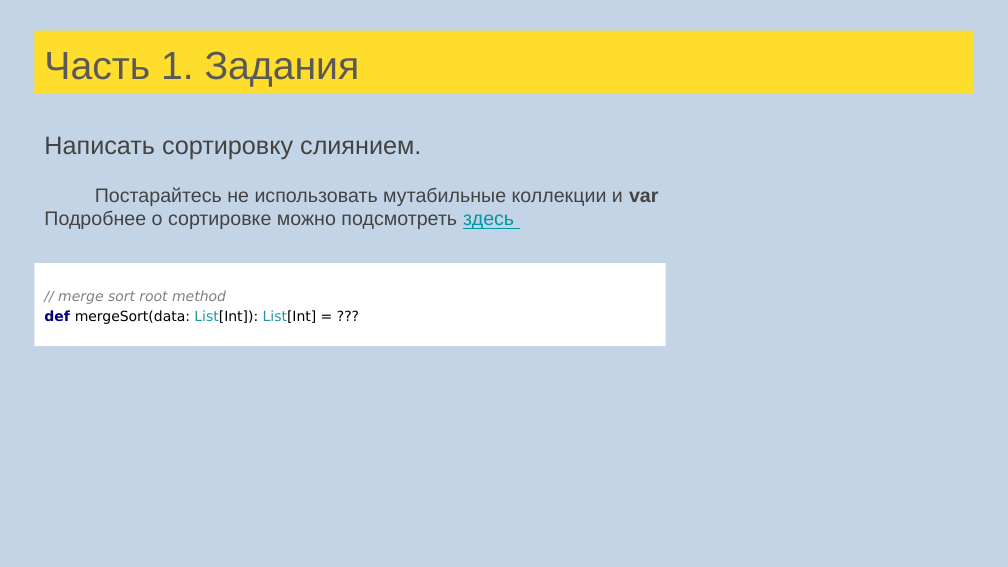
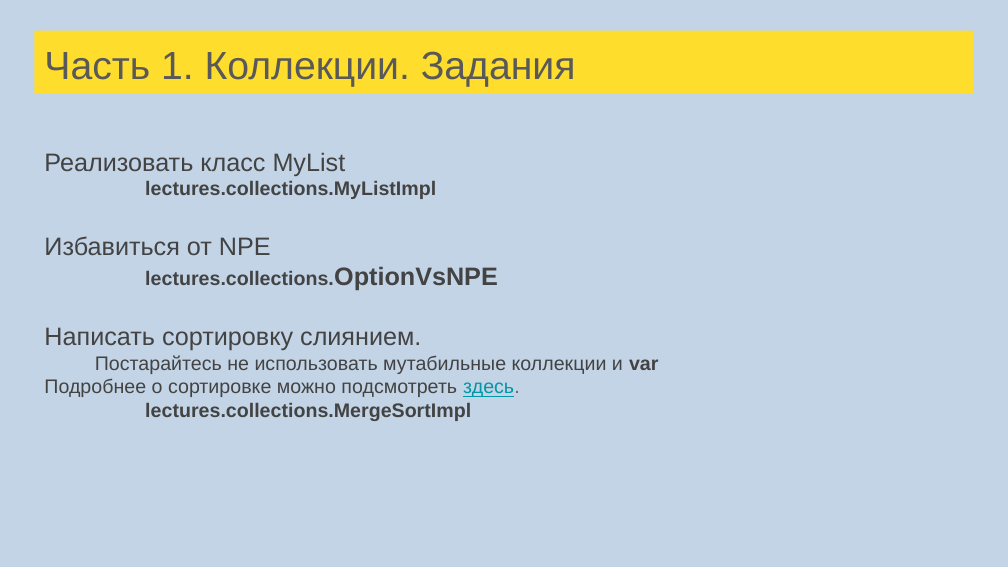
Before and after one commit to tralfamadore/ScalaLectures, a slide deck: slide 54 of src/main/resources/Лекции Scala для FinTech.pptx (slide 72 before the commit). Drawn at 1008x567 pixels with LibreOffice and Linux fonts; fonts in the diff are those of the drawing. Boxes give left, top, right and bottom in pixels: in the first picture for what was removed or moved away, otherwise in the second. Text is boxed around its words. In the diff, an @@ line names an element or a change of style, - is before the commit and + after.

```diff
--- a/src/main/resources/Лекции Scala для FinTech.pptx
+++ b/src/main/resources/Лекции Scala для FinTech.pptx
@@ title at (44, 51, 576, 87): text changed @@
-Часть 1. Задания
+Часть 1. Коллекции. Задания
@@ text "Реализовать класс MyList": place and size @@
-text "Реализовать класс MyList" at (44, 136, 658, 229)
+text "Реализовать класс MyList" at (44, 152, 658, 421)
@@ text at (44, 152, 498, 290): paragraphs added @@
+Реализовать класс MyList
+lectures.collections.MyListImpl
+Избавитьcя от NPE
+lectures.collections.OptionVsNPE
@@ rectangle removed at (34, 263, 665, 346) @@
-// merge sort root method
-def mergeSort(data: List[Int]): List[Int] = ???
@@ text at (44, 378, 519, 421): text changed @@
-Подробнее о сортировке можно подсмотреть здесь
+Подробнее о сортировке можно подсмотреть здесь.
+lectures.collections.MergeSortImpl
```
Also in this commit, not shown: 5 other slides changed, 5 other files.
